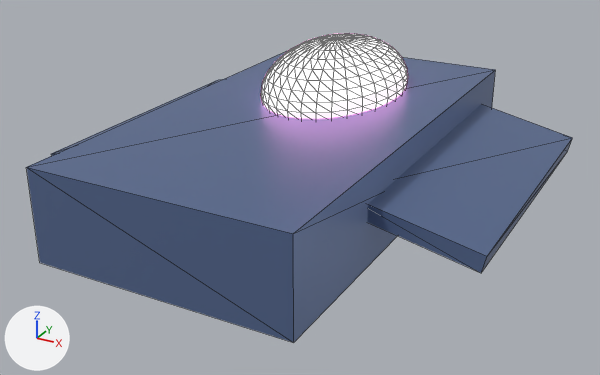
The glTF model public/game/models/scout_t3.glb as it was, and as the next commit left it.
Before and after are seen from a 50 mm lens placed at (1.86, -3.38, 1.5), pointed at (0.06, -0.1, -0.14). The axes (+X, +Y, +Z) are drawn at lower left. The lights are the same throughout. Mesh edges are drawn as thin lines. Where no turn or scale is listed for an object, it has been applied to the vertices. Vertices at the same position are counted once.

Before the edit, the objects in view are built like this:
```python
me_cube_175 = bpy.data.meshes.new('Cube.175')
me_cube_175.from_pydata(...)  # a box spanning x -0.5..0.5, y -0.5..0.5, z -0.5..0.5
me_cube_175.materials.append(mat_hull_007)  # blue #6176a0
me_cube_176 = bpy.data.meshes.new('Cube.176')
me_cube_176.from_pydata(...)  # a box spanning x -0.5..0.5, y -0.5..0.5, z -0.5..0.5
me_cube_176.materials.append(mat_hull_007)  # blue #6176a0
me_cube_177 = bpy.data.meshes.new('Cube.177')
me_cube_177.from_pydata(...)  # a box spanning x -0.5..0.5, y -0.5..0.5, z -0.5..0.5
me_cube_177.materials.append(mat_hull_007)  # blue #6176a0
me_sphere_048 = bpy.data.meshes.new('Sphere.048')
me_sphere_048.from_pydata(...)  # a UV sphere (32 segments, 16 rings, poles along z) spanning x -0.34..0.34, y -0.52..0.52, z -0.24..0.24
me_sphere_048.materials.append(mat_accent_006)  # pink #ffaada
ob_cube = bpy.data.objects.new('Cube', me_cube_175)
ob_cube.location = (0.0, 0.0, 0.0)
ob_cube.scale = (1.24, 2.34, 0.44)
ob_cube_001 = bpy.data.objects.new('Cube.001', me_cube_176)
ob_cube_001.location = (0.8, 0.2, 0.0)
ob_cube_001.rotation_euler = (0.0, 0.209, 0.0)  # degrees (0, 12, 0)
ob_cube_001.scale = (0.65, 1.5, 0.08)
ob_cube_002 = bpy.data.objects.new('Cube.002', me_cube_177)
ob_cube_002.location = (-0.8, 0.2, 0.0)
ob_cube_002.rotation_euler = (0.0, -0.209, 0.0)  # degrees (0, -12, 0)
ob_cube_002.scale = (0.65, 1.5, 0.08)
ob_sphere = bpy.data.objects.new('Sphere', me_sphere_048)
ob_sphere.location = (0.0, 0.4, 0.25)
```
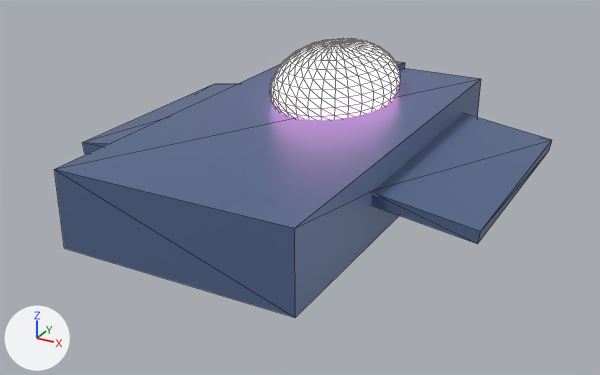
Where the newer file only moved an object's origin or applied its transform, the numbers keep the older frame.

Location of each change, [x1, y1, x2, y2] in pixels of the pictures (600 x 375 px):
```json
{"object": "Cube", "change": "rescaled", "before": [26, 50, 496, 343], "after": [54, 64, 481, 317], "on screen": "9% narrower, 14% shorter"}
{"object": "Cube.001", "change": "turned, rescaled", "before": [367, 104, 572, 273], "after": [371, 113, 552, 244]}
{"object": "Sphere", "change": "mesh rescaled", "before": [261, 33, 408, 119], "after": [270, 38, 400, 120], "on screen": "11% narrower"}
{"object": "Cube.002", "change": "turned, rescaled", "before": [51, 79, 223, 155], "after": [82, 84, 236, 154]}
```

Edits to the scene script, one JSON object a line:
```json
{"block": "me_sphere_048", "where": "me_sphere_048.from_pydata(...)  # 482 vertices, 960 faces; spans x -0.34..0.34, y -0.52..0.52, z -0.24..0.24"}
{"block": "me_sphere_048", "where": "# used by ob_sphere; location = (0.0, 0.4, 0.25)"}
{"block": "me_sphere_048", "change": "me_sphere_048 part 1: the whole mesh is scaled about its middle by (0.912, 0.846, 0.917)"}
{"op": "set", "path": "ob_cube.scale", "old": "(1.24, 2.34, 0.44)", "new": "(1.14, 2.14, 0.37)"}
{"op": "set", "path": "ob_cube_001.rotation_euler", "old": "(0.0, 0.209, 0.0)", "new": "(0.0, 0.14, 0.0)", "note": "degrees (0, 12, 0) -> degrees (0, 8, 0)"}
{"op": "set", "path": "ob_cube_001.scale", "old": "(0.65, 1.5, 0.08)", "new": "(0.5, 1.2, 0.06)"}
{"op": "set", "path": "ob_cube_002.rotation_euler", "old": "(0.0, -0.209, 0.0)", "new": "(0.0, -0.14, 0.0)", "note": "degrees (0, -12, 0) -> degrees (0, -8, 0)"}
{"op": "set", "path": "ob_cube_002.scale", "old": "(0.65, 1.5, 0.08)", "new": "(0.5, 1.2, 0.06)"}
```
